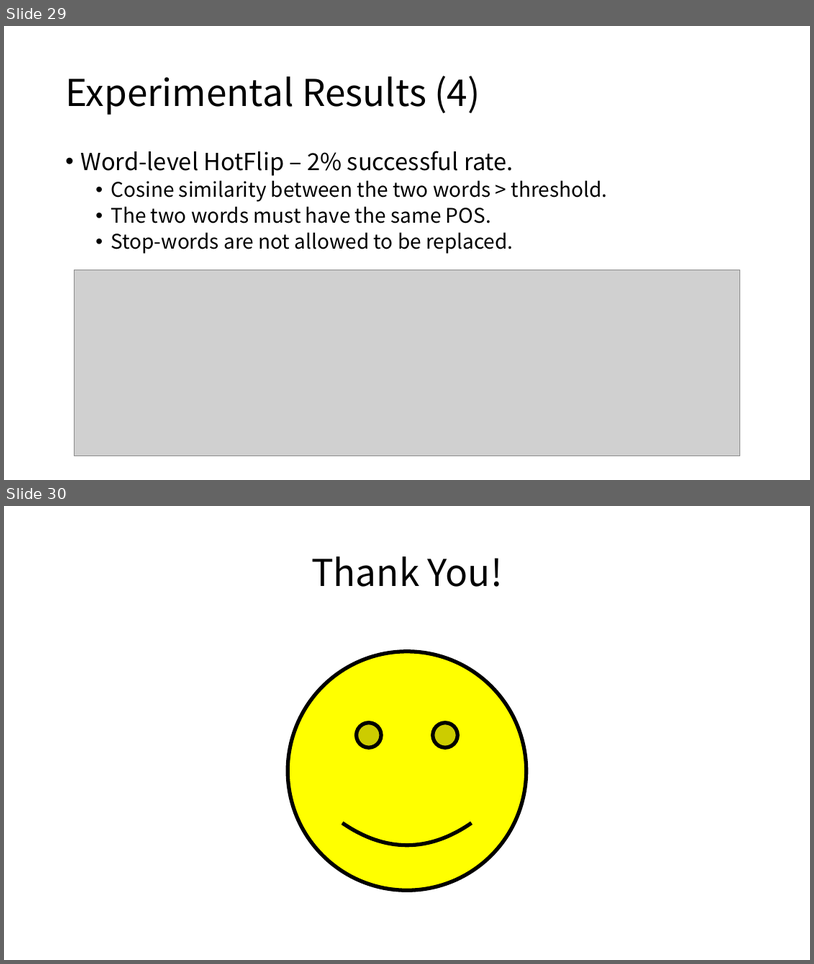
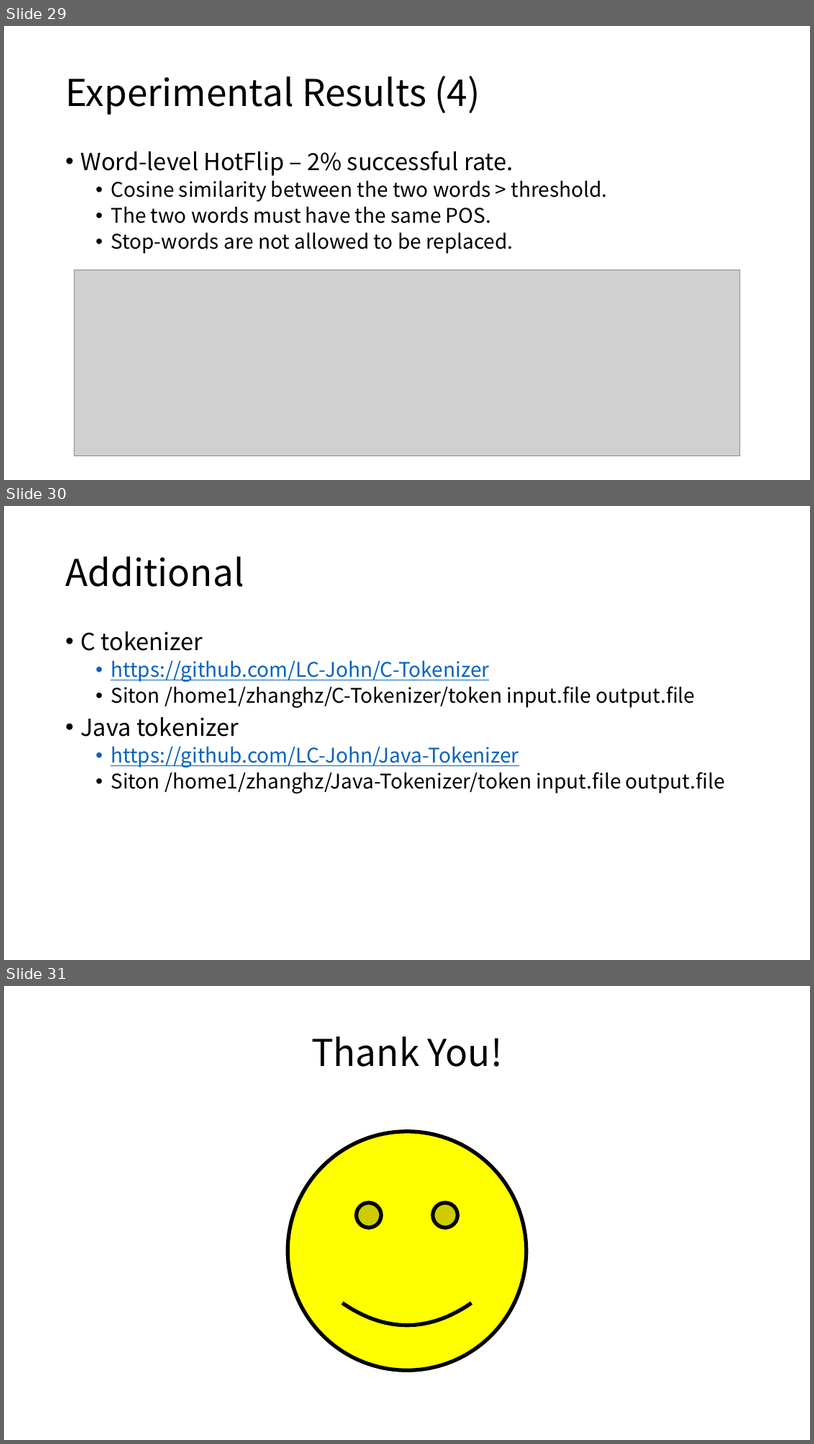
Before and after one commit to seketeam/group-meeting-slides, a slide deck: 20190313_zhanghz_Adversary_NLP.pptx. Shown one above the other, each under a label of ours: slides 29 and 30 before the commit, slides 29, 30 and 31 after it. The pictures are 814x964 and 814x1444 pixels, drawn with LibreOffice and Linux fonts; fonts in the diff are those of the drawing; grey boxes stand for pictures. Boxes give left, top, right and bottom in pixels: in the first picture for what was removed or moved away, otherwise in the second. Text is boxed around its words. In the diff, an @@ line names an element or a change of style, - is before the commit and + after.

```diff
--- a/20190313_zhanghz_Adversary_NLP.pptx
+++ b/20190313_zhanghz_Adversary_NLP.pptx
@@ slide 30 added at bbox=[4, 506, 810, 960], background #FFFFFF @@
@@ title added at bbox=[65, 556, 244, 587], 44 pt, text #000000 @@
+Additional
@@ text added at bbox=[80, 631, 725, 793], 24 pt, text #000000 @@
+• C tokenizer
+  • https://github.com/LC-John/C-Tokenizer
+  • Siton /home1/zhanghz/C-Tokenizer/token input.file output.file
+• Java tokenizer
+  • https://github.com/LC-John/Java-Tokenizer
+  • Siton /home1/zhanghz/Java-Tokenizer/token input.file output.file
@@ what was slide 30 is now slide 31 @@
```
